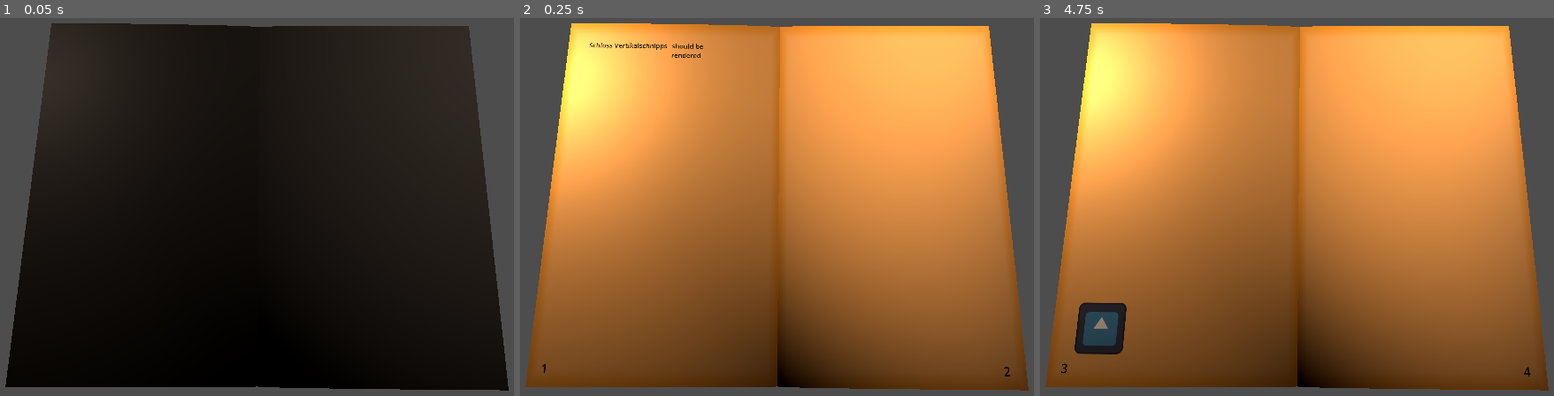
Above: before the commit, frames 1-3 (left to right).
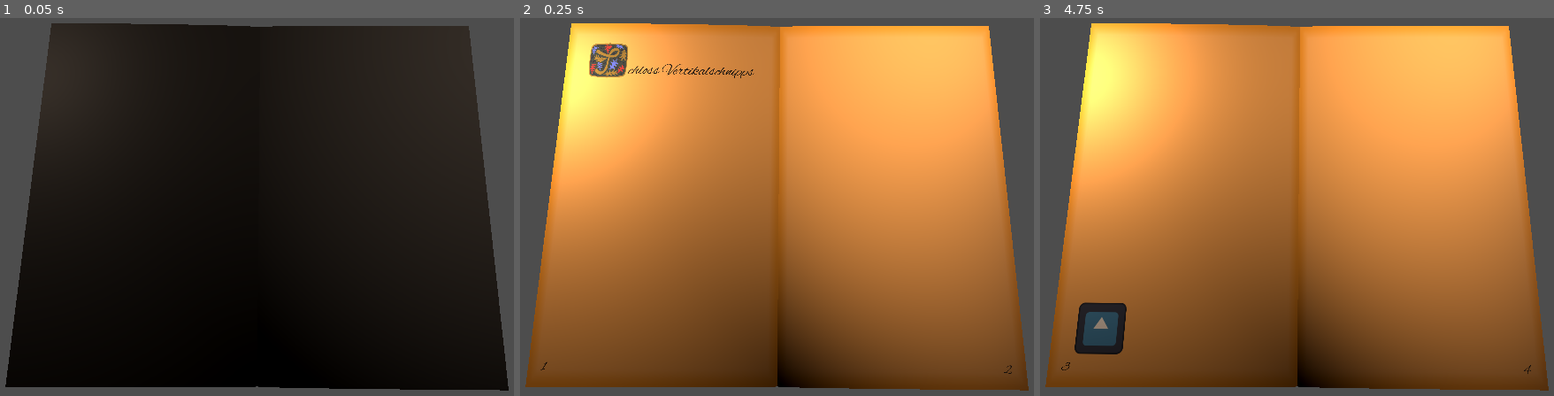
Above: after the commit, the same moments.

Repository: JohannesKoenig/illuminated-manuscript
Game: Godot game, scene res://scenes/test/test_bench.tscn
The game is run twice, just before and just after one commit, with the same random seed, the same clock (stepped at 60 frames per second) and the same inputs. The engine's default icon, where the game draws it, is replaced by a stand-in: a white triangle on a blue panel in a dark square.
Inputs (mouse positions are in pixels of both pictures, inside the frame that each line leads up to):
- Up to frame 1 (0.05 s): no input
- Up to frame 2 (0.25 s): no input
- Up to frame 3 (4.75 s): tap Enter at 0.5, 2, 3.5 s; move the mouse to (1456, 176) at 0.52 s; click (1456, 176) at 0.6 s; tap Space at 1.25, 2.75, 4.25 s; move the mouse to (1158, 218) at 1.27 s; click (1158, 218) at 1.35 s; move the mouse to (1374, 108) at 2.02 s; click (1374, 108) at 2.1 s; move the mouse to (1266, 275) at 2.77 s; click (1266, 275) at 2.85 s; move the mouse to (1512, 256) at 3.52 s; click (1512, 256) at 3.6 s; move the mouse to (1091, 138) at 4.27 s; click (1091, 138) at 4.35 s

Frame 1 is identical in both runs. In frame 2, 1.0% of the frame differs, in the area x 3-96%, y 6-95%; in frame 3, less than 0.1%.

Commit message:
Change font and add example illumination for letter S

Diff:
--- a/illuminated-manuscript/book/2D/content_element_grid_container.gd
+++ b/illuminated-manuscript/book/2D/content_element_grid_container.gd
@@ -20,6 +20,7 @@
 				var element_2d = content_element_text_2d_packed_scene.instantiate() as ContentElementText2D
 				add_child(element_2d)
 				element_2d.set_content_element_size(content_element.size)
+				element_2d.set_font_size(content_element.font_size)
 				element_2d.position = Vector2(200 * j, 200 * i)
 				element_2d.set_content_element(content_element)
 				if content_element.size != Vector2i.ONE:
--- a/illuminated-manuscript/book/2D/content_element_text_2d.gd
+++ b/illuminated-manuscript/book/2D/content_element_text_2d.gd
@@ -1,9 +1,9 @@
 class_name ContentElementText2D extends Control
 
 @onready var label: Label = $Label
+@export var font_size: int = 32
 
 var _pixel_ratio = Vector2i(200,200)
-
 
 func set_content_element(content_element: ContentElementText):
 	label.text = str(content_element.text)
@@ -13,3 +13,7 @@
 	size = _pixel_size
 	custom_minimum_size = _pixel_size
 	label.size = _pixel_size
+
+func set_font_size(size: int):
+	font_size = size
+	label.add_theme_font_size_override("font_size", size)
--- a/illuminated-manuscript/book/2D/content_element_text_2d.tscn
+++ b/illuminated-manuscript/book/2D/content_element_text_2d.tscn
@@ -16,5 +16,6 @@
 offset_right = 40.0
 offset_bottom = 23.0
 theme_override_colors/font_color = Color(0, 0, 0, 1)
-theme_override_font_sizes/font_size = 32
+theme_override_font_sizes/font_size = 64
+vertical_alignment = 2
 autowrap_mode = 3
--- a/illuminated-manuscript/book/model/content_element_text.gd
+++ b/illuminated-manuscript/book/model/content_element_text.gd
@@ -1,4 +1,5 @@
 class_name ContentElementText extends ContentElement
 
 @export var text: String
+@export var font_size: int = 32
 @export var size: Vector2i = Vector2i.ONE
--- a/illuminated-manuscript/project.godot
+++ b/illuminated-manuscript/project.godot
@@ -20,6 +20,10 @@
 version_control/plugin_name="GitPlugin"
 version_control/autoload_on_startup=true
 
+[gui]
+
+theme/custom_font="res://assets/AlexBrush-Regular-OTF.otf"
+
 [input]
 
 Dragging={
--- a/illuminated-manuscript/scenes/test/test_bench.gd
+++ b/illuminated-manuscript/scenes/test/test_bench.gd
@@ -65,6 +65,9 @@
 			_was_dragging_r = false
 		current_page_r.progress = 0.99
 
+	if not _left_dragging and not _right_dragging:
+		pass
+
 func load_page(page_number: int):
 	assert(page_number > 0, "Page number has to be greater than 0.")
 	if page_number % 2 == 0:
--- a/illuminated-manuscript/scenes/test/test_bench.tscn
+++ b/illuminated-manuscript/scenes/test/test_bench.tscn
@@ -4,6 +4,7 @@
 [ext_resource type="Script" path="res://book/model/page_content_resource.gd" id="2_kf0ic"]
 [ext_resource type="Script" path="res://book/model/content_element_text.gd" id="3_af5eq"]
 [ext_resource type="Script" path="res://book/model/array_2d.gd" id="4_1pyc7"]
+[ext_resource type="Texture2D" uid="uid://bu4onrvkrxtc2" path="res://assets/s_illumination.png" id="4_dutf7"]
 [ext_resource type="Script" path="res://book/model/content_element_grid.gd" id="5_ttxps"]
 [ext_resource type="Script" path="res://book/model/content_element_texture.gd" id="6_cvxbm"]
 [ext_resource type="Texture2D" uid="uid://b1r2ms52ld1xr" path="res://icon.svg" id="7_fagk0"]
@@ -11,24 +12,20 @@
 [ext_resource type="PackedScene" uid="uid://djfae1eiopiwp" path="res://book/page.tscn" id="10_pli3g"]
 [ext_resource type="PackedScene" uid="uid://bjc7jv1nnel1q" path="res://book/page_content_2d.tscn" id="11_eeodf"]
 
-[sub_resource type="Resource" id="Resource_54lek"]
-script = ExtResource("3_af5eq")
-text = "Schloss Vertikalschnipps"
-size = Vector2i(2, 2)
+[sub_resource type="Resource" id="Resource_2t3pb"]
+script = ExtResource("6_cvxbm")
+texture = ExtResource("4_dutf7")
+size = Vector2i(1, 1)
 
 [sub_resource type="Resource" id="Resource_eoywq"]
 script = ExtResource("3_af5eq")
-text = "Should be invisible"
-size = Vector2i(1, 1)
-
-[sub_resource type="Resource" id="Resource_fokro"]
-script = ExtResource("3_af5eq")
-text = "should be rendered"
-size = Vector2i(1, 1)
+text = "chloss Vertikalschnipps"
+font_size = 77
+size = Vector2i(3, 1)
 
 [sub_resource type="Resource" id="Resource_oh8n3"]
 script = ExtResource("4_1pyc7")
-_content = [SubResource("Resource_54lek"), SubResource("Resource_eoywq"), SubResource("Resource_fokro"), null, null, null, null, null, null, null, null, null, null, null, null, null, null, null, null, null, null, null, null, null, null, null, null, null]
+_content = [SubResource("Resource_2t3pb"), SubResource("Resource_eoywq"), null, null, null, null, null, null, null, null, null, null, null, null, null, null, null, null, null, null, null, null, null, null, null, null, null, null]
 _x = 4
 _y = 7
 
@@ -44,6 +41,7 @@
 [sub_resource type="Resource" id="Resource_jtlf0"]
 script = ExtResource("3_af5eq")
 text = "Hier könnte ihre Werbung stehen"
+font_size = 32
 size = Vector2i(1, 1)
 
 [sub_resource type="Resource" id="Resource_oxnok"]
Binary file added: illuminated-manuscript/assets/AlexBrush-Regular-OTF.otf
Not shown, added: illuminated-manuscript/assets/AlexBrush-Regular-OTF.otf.import
Binary file added: illuminated-manuscript/assets/s_illumination.png
Not shown, added: illuminated-manuscript/assets/s_illumination.png.import
